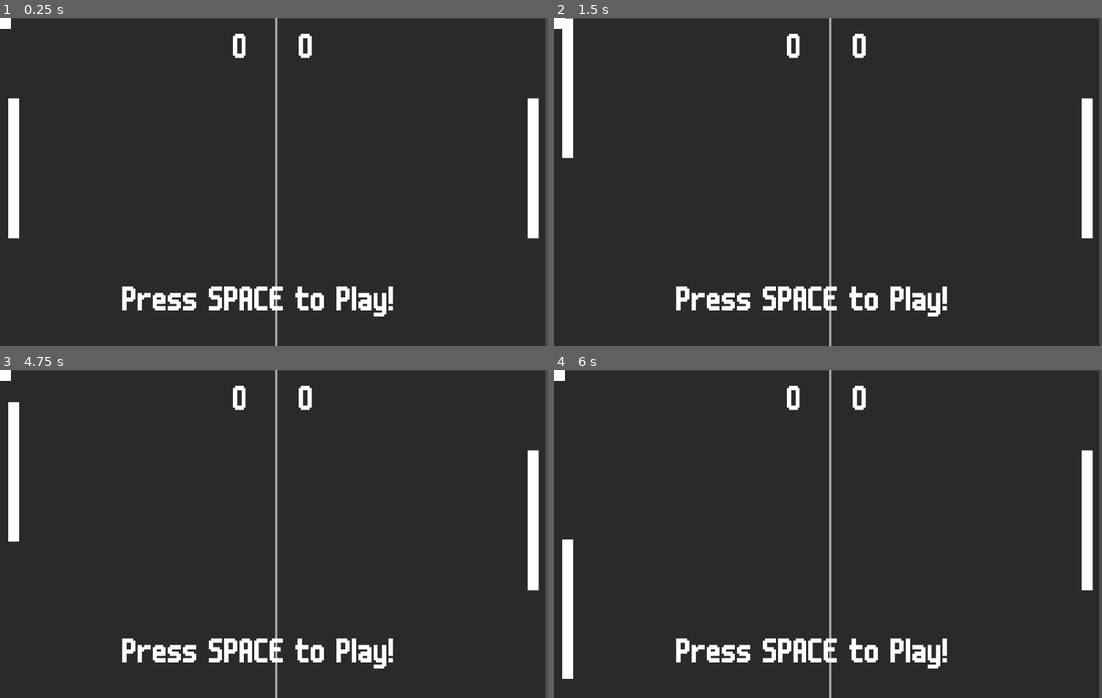
Above: before the commit, frames 1-4 (two rows, left to right).
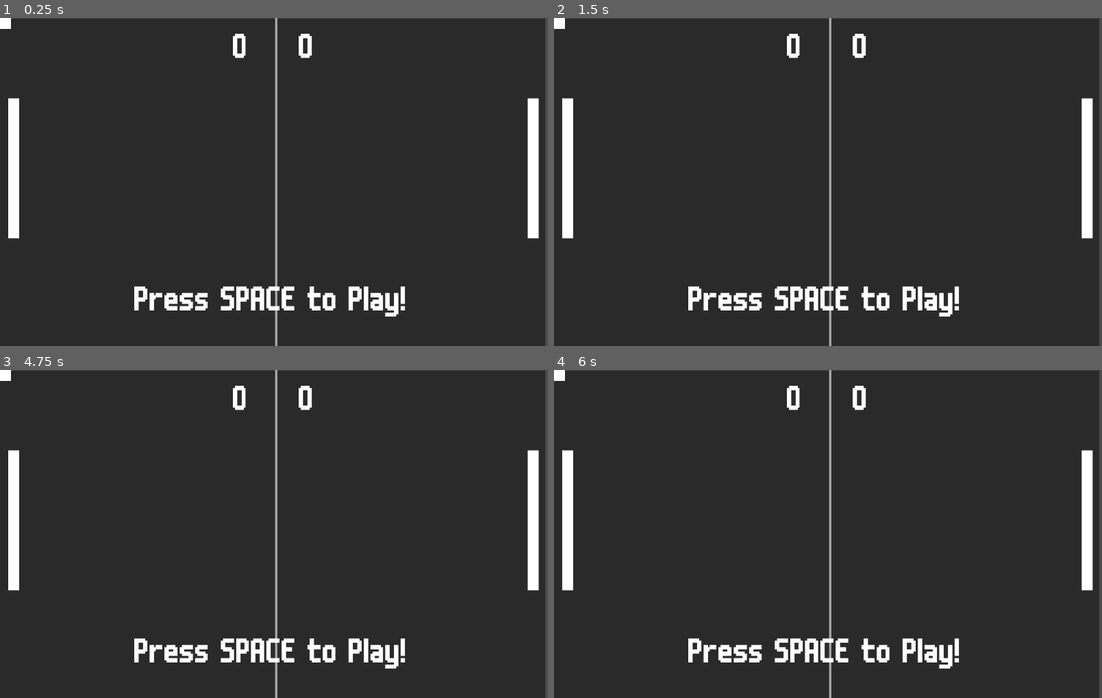
Above: after the commit, the same moments.

Repository: FlorianTetaud/PongClient
Game: Godot game, scene res://Scenes/Main.tscn
The game is run twice, just before and just after one commit, with the same random seed, the same clock (stepped at 60 frames per second) and the same inputs.
Inputs (mouse positions are in pixels of both pictures, inside the frame that each line leads up to):
- Up to frame 1 (0.25 s): no input
- Up to frame 2 (1.5 s): tap Space at 0.5, 1.35 s; move the mouse to (948, 165) at 0.52 s; hold W 0.53-1.28 s; hold Space 0.53-1.28 s; click (948, 165) at 0.67 s; move the mouse to (718, 198) at 1.27 s; hold S from 1.28 s (still down)
- Up to frame 3 (4.75 s): tap Space at 1.52, 1.82, 2, 2.85, 3.02, 3.32, 3.5, 4.35, 4.52 s; move the mouse to (328, 461) at 2.02 s; release S at 2.03 s; hold Space 2.03-2.78 s; hold W 2.03-3.53 s; move the mouse to (246, 599) at 2.77 s; click (246, 599) at 2.92 s; move the mouse to (438, 583) at 3.52 s; hold Space 3.53-4.28 s; hold S from 3.53 s (still down); move the mouse to (109, 484) at 4.27 s
- Up to frame 4 (6 s): tap Space at 4.82, 5.85 s; move the mouse to (855, 534) at 5.02 s; hold Space 5.03-5.78 s; click (855, 534) at 5.17 s; move the mouse to (745, 452) at 5.77 s; release S at 5.78 s; hold W from 5.78 s (still down)

The runs differ from the first frame. In frame 1, 2.3% of the frame differs, in the area x 22-74%, y 81-92%; in frame 2, 3.3%; in frame 3, 2.9%; in frame 4, 3.4%, in the area x 1-74%, y 24-95%.

Commit message:
Ajout player 1 et player 2

Diff:
--- a/Scenes/Main.tscn
+++ b/Scenes/Main.tscn
@@ -44,6 +44,7 @@
 [node name="DisplayMessage" type="Label" parent="."]
 margin_left = 226.0
 margin_top = 500.0
+margin_right = 774.0
 margin_bottom = 556.0
 custom_fonts/font = SubResource( 1 )
 text = "Press SPACE to start!"
--- a/Scenes/Server.gd
+++ b/Scenes/Server.gd
@@ -6,7 +6,7 @@
 # var b = "text"
 var peer =  NetworkedMultiplayerENet.new()
 var ip = "127.0.0.1"
-var port = 1000;
+var port = 1025;
 
 #datas from server :
 var ball_info_json  = \
@@ -25,8 +25,9 @@
 	pass # Replace with function body.
 
 func _process(delta):
-	_fetch_server_ball_info()
-	pass
+	var pongnode = get_parent()
+	_ReturnPlayersControl(pongnode.KEY_UP_pressed,pongnode.KEY_DOWN_pressed)
+
 
 func _OnConnectionFailed():
 	print("connection failed")
@@ -37,19 +38,22 @@
 func _server_input_event(event):
 	if event is InputEventKey:
 		if event.pressed and event.scancode == KEY_SPACE:
-			print(event)
 			rpc_id(1,"_StartGame")
 
-func _fetch_server_ball_info():
-	rpc_id(1,"_fetch_server_ball_info")
-
-remote func _return_ball_info(dx,dy,playing):
+remote func _return_server_ball_info(dx,dy,playing):
 	ball_info_json = \
 	"{"\
 	+"\"dx\" : \""  + str(dx)+"\","\
 	+"\"dy\" : \""  + str(dy)+"\","\
 	+"\"playing\" : \""  + str(playing)+"\""\
 	+"}"
+
+remote func _return_players_position(p1x,p1y,p2x,p2y):
+	get_parent()._setVariable(int(p1x),int(p2x),int(p1y),int(p2y))
+
+func _ReturnPlayersControl(KEY_UP_pressed,KEY_DOWN_pressed):
+	rpc_unreliable_id(1,"_ReturnPlayersControl",str(KEY_UP_pressed),str(KEY_DOWN_pressed))
+	pass
 
 func get_ball_position():
 	return ball_info_json
--- a/Scripts/Ball.gd
+++ b/Scripts/Ball.gd
@@ -24,8 +24,6 @@
 	var ballinfo = JSON.parse(ball_info_json).result
 	self.position.x = int(ballinfo["dx"])
 	self.position.y = int(ballinfo["dy"])
-	print(ballinfo["dx"])
-	print(ballinfo["dy"])
 #		change_dy_on_wall_hit()
 #		self.rotation = 0
 #		self.linear_velocity = Vector2(dx, dy) * delta * speed
--- a/Scripts/Main.gd
+++ b/Scripts/Main.gd
@@ -5,11 +5,11 @@
 
 const DEFAULT_Y = 150
 
-const p1_x = 15
+var p1_x = 15
 var p1_y = DEFAULT_Y
 var p1_score = 0
 
-const p2_x = 975
+var p2_x = 975
 var p2_y = DEFAULT_Y
 var p2_score = 0
 
@@ -21,15 +21,15 @@
 const P1_WIN = "Player 1 won!"
 const P2_WIN = "Player 2 won!"
 var message = SPACE_TO_PLAY
-
-
+var KEY_UP_pressed = false;
+var KEY_DOWN_pressed = false;
 # Called when the node enters the scene tree for the first time.
 
 
 func _ready():
 	set_ball()
-	$Player1.set_paddle_position(p1_x, p1_y)
-	$Player2.set_paddle_position(p2_x, p2_y)
+#	$Player1.set_paddle_position(p1_x, p1_y)
+#	$Player2.set_paddle_position(p2_x, p2_y)
 	display_message()
 	update_score()
 
@@ -43,13 +43,19 @@
 
 
 func _process(delta):
-	handle_movement_input(delta)
+	handle_movement_input()
 	$Player1.set_paddle_position(p1_x, p1_y)
 	$Player2.set_paddle_position(p2_x, p2_y)
 	#check_point_scored()
 	#handle_score_event()
 	handle_game_end()
 
+func _setVariable(var1x,var2x,var1y,var2y):
+	p1_x=var1x
+	p2_x=var2x
+	p1_y=var1y
+	p2_y=var2y
+	pass
 
 #func play():
 #	if game_done: # if game was done, reset states to start a fresh game
@@ -75,15 +81,15 @@
 #		game_done = true
 
 
-func handle_movement_input(delta):
-	if Input.is_key_pressed(KEY_W):
-		p1_y -= 300 * delta
-	if Input.is_key_pressed(KEY_S):
-		p1_y += 300 * delta
+func handle_movement_input():
 	if Input.is_key_pressed(KEY_UP):
-		p2_y -= 300 * delta
+		KEY_UP_pressed = true;
+		KEY_DOWN_pressed = false;
+		#p1_y -= 300 * delta
 	if Input.is_key_pressed(KEY_DOWN):
-		p2_y += 300 * delta
+		KEY_UP_pressed = false;
+		KEY_DOWN_pressed = true;
+		#p1_y += 300 * delta
 
 
 #func handle_score_event():
--- a/project.godot
+++ b/project.godot
@@ -17,6 +17,7 @@
 
 config/name="pong"
 run/main_scene="res://Scenes/Main.tscn"
+run/frame_delay_msec=10
 config/icon="res://icon.png"
 
 [display]
